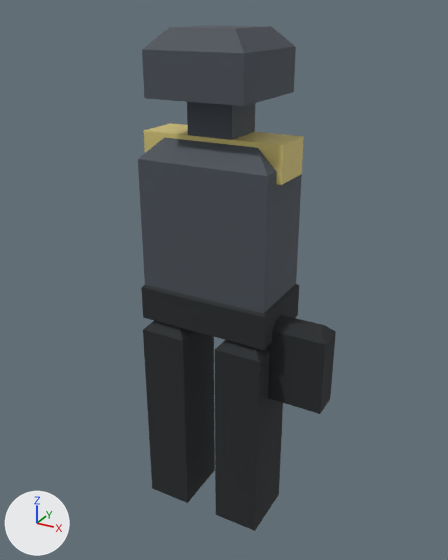
The glTF model assets/models/spy.glb: old version first, new version second.
The view is the same before and after, from a 50 mm camera at (0.988, -1.742, 1.814) aimed at (-0.001, 0.057, 0.915). The axes (+X, +Y, +Z) are drawn at lower left. The lights are the same throughout. The first picture is the older version. Vertices at exactly the same position are counted once.

Objects in the first picture: 'Body'.
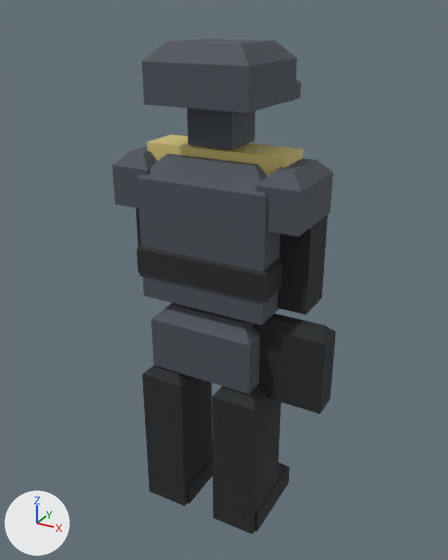
Where the change shows, as pixel boxes (x1, y1, x2, y2) in the pictures (448 x 560 px; the box of a moved part takes in the faces that stretch with it):
'Body', reshaped (13% wider): before (138, 26, 336, 531); after (112, 39, 336, 534)
part 1 of me_body, added (black): after (142, 365, 212, 506)
part 2 of me_body, added (black): after (212, 384, 281, 534)
part 3 of me_body, moved or reshaped: before (141, 284, 299, 350); after (137, 245, 283, 302)
part 4 of me_body, moved or reshaped: before (138, 138, 302, 313); after (137, 154, 280, 325)
part 5 of me_body, moved or reshaped: before (187, 102, 255, 140); after (187, 108, 255, 150)
part 6 of me_body, moved or reshaped: before (142, 26, 296, 106); after (142, 39, 297, 113)
part 7 of me_body, added (mostly hidden): after (287, 79, 301, 102)
part 8 of me_body, moved or reshaped: before (144, 123, 304, 185); after (147, 135, 304, 176)
part 9 of me_body, built on: before (143, 321, 283, 531); after (112, 146, 333, 532)

Edits to the bpy script that builds the scene:
```text
Change me_body:
    used by ob_body; location = (0.0, 0.0, 0.0)
    remove me_body.from_pydata(...)  # 88 vertices, 144 faces; spans x -0.25..0.43, y -0.14..0.22, z 0.0..1.76
    add me_body.from_pydata(...)  # 184 vertices, 304 faces; spans x -0.34..0.43, y -0.15..0.28, z 0.0..1.72
    me_body part 1: the loose piece of 12 vertices spanning x -0.24..-0.06, y -0.13..0.09, z 0.0..0.78 is copied, and the copy is scaled about its middle by (1, 1, 0.764), then moved by (0.0, -0.02, -0.09); it spans x -0.24..-0.06, y -0.15..0.07, z 0.0..0.6
    me_body part 2: the loose piece of 12 vertices spanning x 0.06..0.24, y -0.13..0.09, z 0.0..0.78 is copied, and the copy is scaled about its middle by (1, 1, 0.764), then moved by (0.0, -0.02, -0.09); it spans x 0.06..0.24, y -0.15..0.07, z 0.0..0.6
    me_body part 3: the loose piece of 12 vertices spanning x -0.24..0.24, y -0.11..0.17, z 0.78..0.94 is scaled about its middle by (1.03, 1.09, 0.75), then moved by (0.0, 0.0, 0.16)
    me_body part 4: the loose piece of 12 vertices spanning x -0.23..0.23, y -0.1..0.17, z 0.81..1.43 is scaled about its middle by (1, 1.07, 0.797)
    me_body part 5: the loose piece of 8 vertices spanning x -0.08..0.08, y -0.04..0.12, z 1.44..1.6 is moved by (0.0, 0.0, -0.04)
    me_body part 6: the loose piece of 12 vertices spanning x -0.17..0.17, y -0.14..0.22, z 1.56..1.76 is scaled about its middle by (1.07, 0.948, 0.9), then moved by (0.0, 0.0, -0.03)
    me_body part 7: the loose piece of 12 vertices spanning x -0.24..0.24, y -0.11..0.17, z 0.78..0.94 is copied, and the copy is scaled about its middle by (0.708, 0.408, 0.431), then moved by (0.0, 0.19, 0.71), in mat_hull (dark grey #4a5058); it spans x -0.17..0.17, y 0.16..0.28, z 1.53..1.61
    me_body part 8: the loose piece of 8 vertices spanning x -0.25..0.25, y -0.04..0.12, z 1.32..1.44 is moved by (0.0, 0.01, -0.03)
    me_body part 9
    20 vertices are removed from x -0.24..0.24, y -0.13..0.09, z 0.0..0.78
    40 faces are deleted
    4 vertices move within x -0.24..0.24, y -0.13, z 0.0
    52 vertices are added at x -0.34..0.3, y -0.13..0.17, z 0.0..1.37
    8 new vertices lie (0.0, 0.0, 0.08) away from vertices in x -0.24..0.24, y -0.13..0.17, z 0.0
    12 new vertices lie (0.12, 0.0, 0.0) away from vertices in x -0.34..0.22, y -0.09..0.16, z 0.12..1.18
    8 new vertices lie (0.14, 0.0, 0.0) away from vertices in x -0.34..0.2, y -0.1..0.17, z 1.19..1.33
    80 new faces join them, mat_dark (black #222629)
    60 new faces join them, mat_hull (dark grey #4a5058)
```
